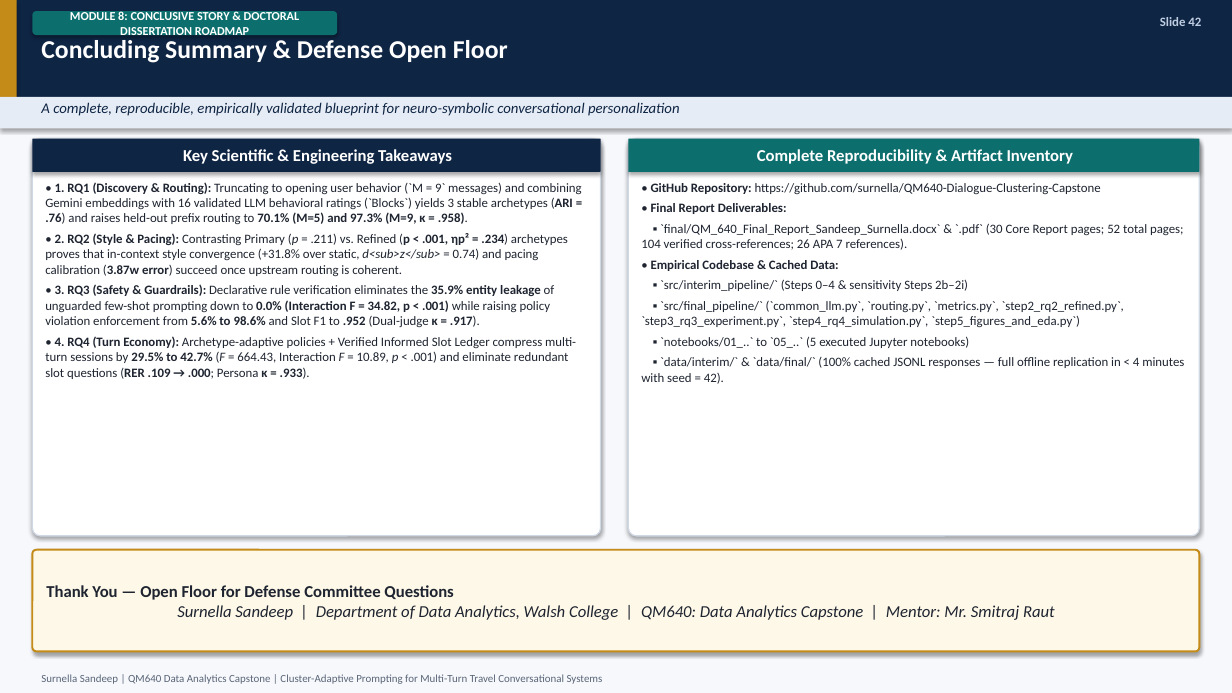
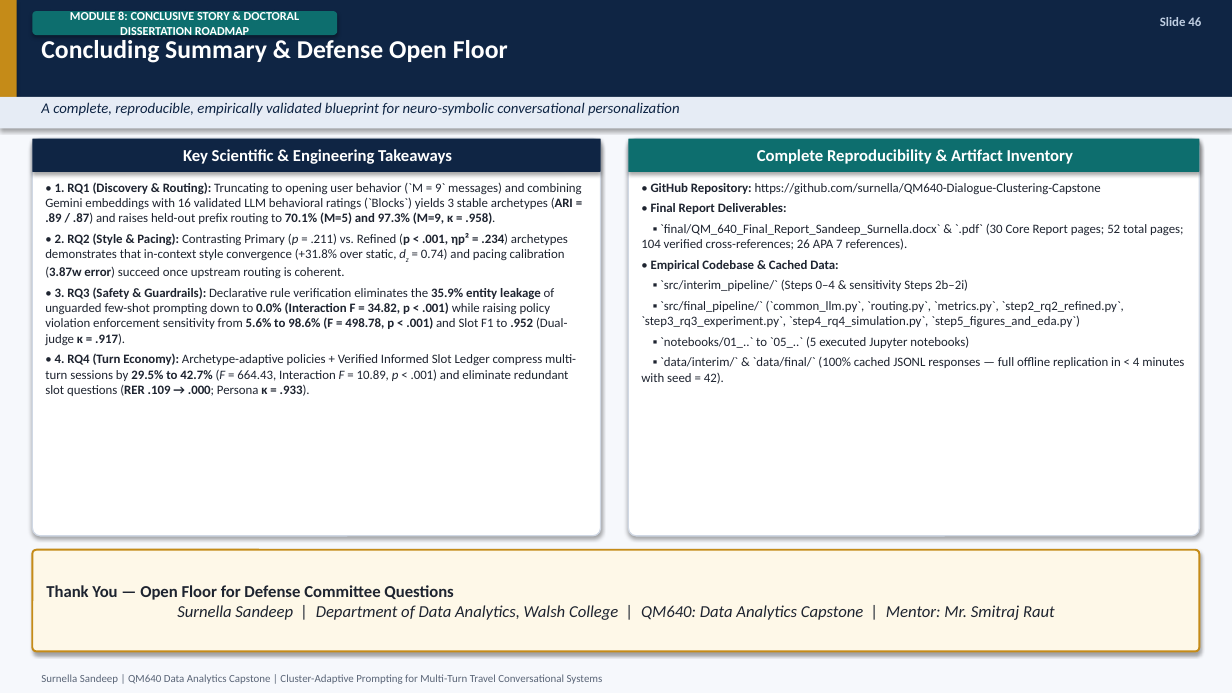
Before and after one commit to surnella/QM640-Dialogue-Clustering-Capstone, a slide deck: slide 46 of final/QM_640_Defense_Presentation_Sandeep_Surnella.pptx (slide 42 before the commit). Drawn at 1232x693 pixels with LibreOffice and Linux fonts; fonts in the diff are those of the drawing. Boxes give left, top, right and bottom in pixels: in the first picture for what was removed or moved away, otherwise in the second. Text is boxed around its words. In the diff, an @@ line names an element or a change of style, - is before the commit and + after.

```diff
--- a/final/QM_640_Defense_Presentation_Sandeep_Surnella.pptx
+++ b/final/QM_640_Defense_Presentation_Sandeep_Surnella.pptx
@@ text at (x1=1160, y1=17, x2=1201, y2=26): text changed @@
-Slide 42
+Slide 46
@@ text at (x1=45, y1=182, x2=581, y2=345): text changed @@
-• 1. RQ1 (Discovery & Routing): Truncating to opening user behavior (`M = 9` messages) and combining Gemini embeddings with 16 validated LLM behavioral ratings (`Blocks`) yields 3 stable archetypes (ARI = .76) and raises held-out prefix routing to 70.1% (M=5) and 97.3% (M=9, κ = .958).
-• 2. RQ2 (Style & Pacing): Contrasting Primary (p = .211) vs. Refined (p < .001, ηp² = .234) archetypes proves that in-context style convergence (+31.8% over static, d<sub>z</sub> = 0.74) and pacing calibration (3.87w error) succeed once upstream routing is coherent.
-• 3. RQ3 (Safety & Guardrails): Declarative rule verification eliminates the 35.9% entity leakage of unguarded few-shot prompting down to 0.0% (Interaction F = 34.82, p < .001) while raising policy violation enforcement from 5.6% to 98.6% and Slot F1 to .952 (Dual-judge κ = .917).
+• 1. RQ1 (Discovery & Routing): Truncating to opening user behavior (`M = 9` messages) and combining Gemini embeddings with 16 validated LLM behavioral ratings (`Blocks`) yields 3 stable archetypes (ARI = .89 / .87) and raises held-out prefix routing to 70.1% (M=5) and 97.3% (M=9, κ = .958).
+• 2. RQ2 (Style & Pacing): Contrasting Primary (p = .211) vs. Refined (p < .001, ηp² = .234) archetypes demonstrates that in-context style convergence (+31.8% over static, dz = 0.74) and pacing calibration (3.87w error) succeed once upstream routing is coherent.
+• 3. RQ3 (Safety & Guardrails): Declarative rule verification eliminates the 35.9% entity leakage of unguarded few-shot prompting down to 0.0% (Interaction F = 34.82, p < .001) while raising policy violation enforcement sensitivity from 5.6% to 98.6% (F = 498.78, p < .001) and Slot F1 to .952 (Dual-judge κ = .917).
```
Also in this commit, not shown: 21 other slides changed, 4 slides added, 16 other files.
